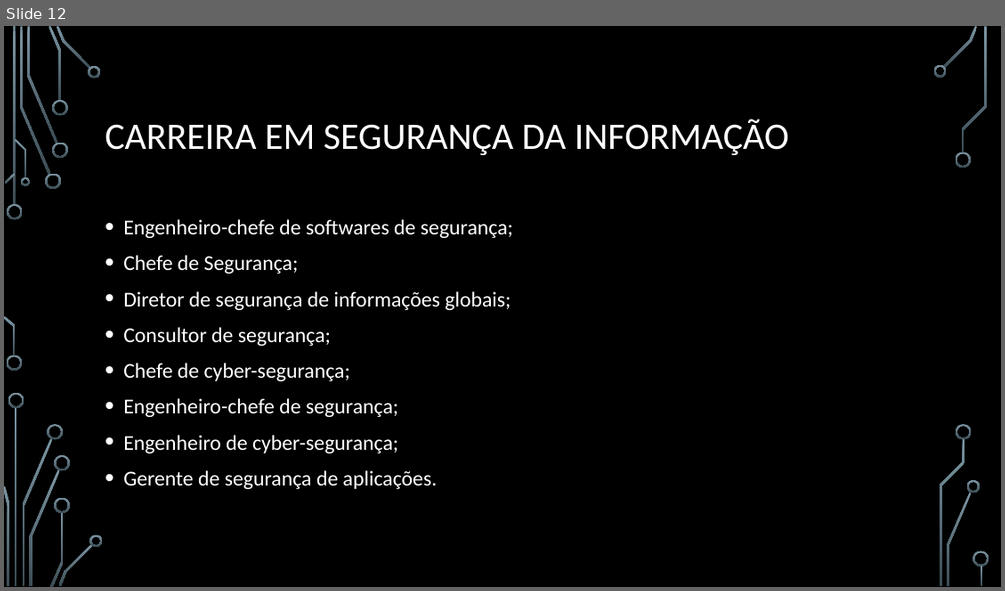
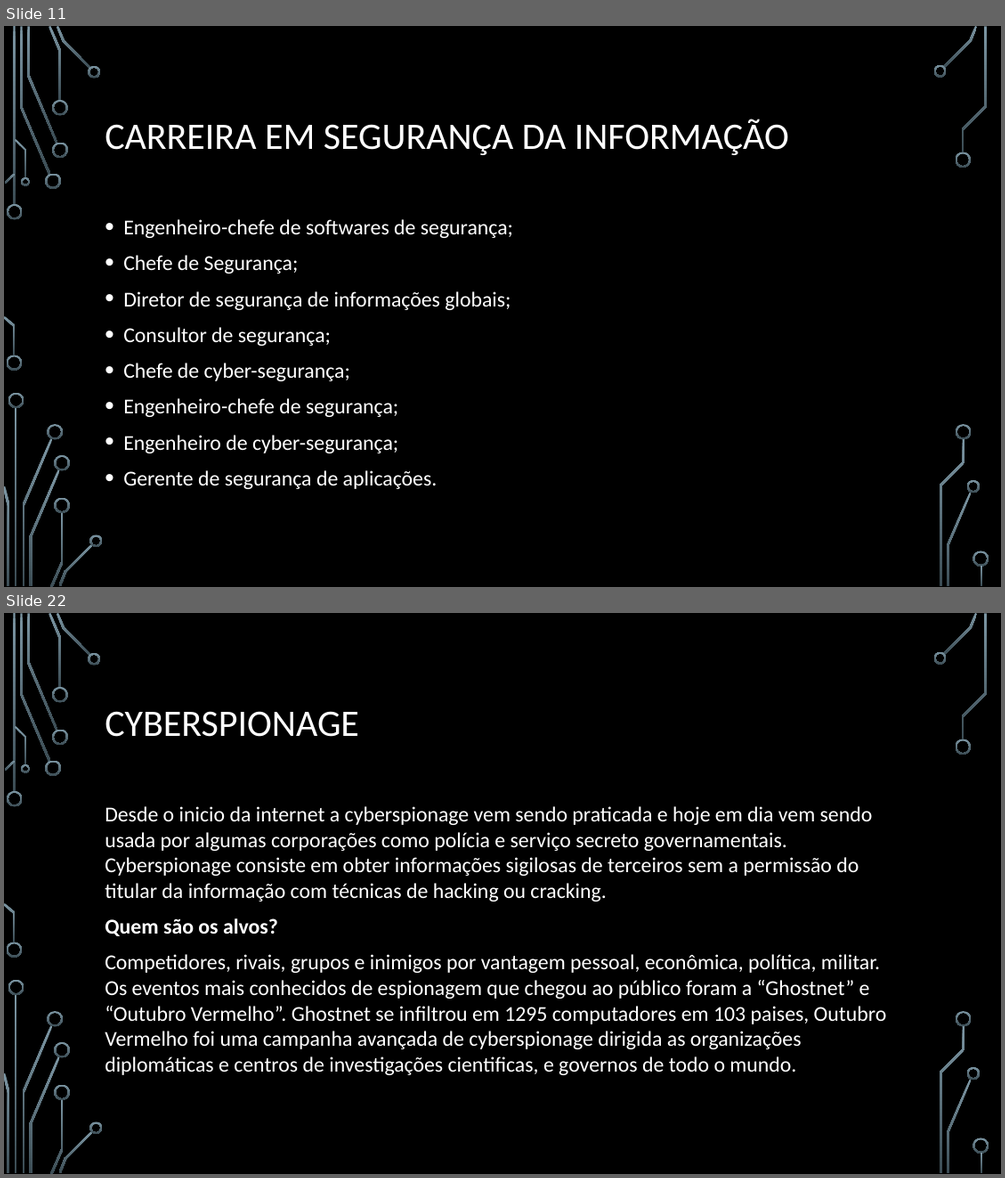
Before and after one commit to webbester/RodrigodAnjos, a slide deck: PI - Seg de Software/information_security.pptx. Shown one above the other, each under a label of ours: slide 12 before the commit, slides 11 and 22 after it; the slides between them are not shown. The pictures are 1005x591 and 1005x1178 pixels, drawn with LibreOffice and Linux fonts; fonts in the diff are those of the drawing; background and template pictures are left out. Boxes give left, top, right and bottom in pixels: in the first picture for what was removed or moved away, otherwise in the second. Text is boxed around its words. In the diff, an @@ line names an element or a change of style, - is before the commit and + after.

```diff
--- a/PI - Seg de Software/information_security.pptx
+++ b/PI - Seg de Software/information_security.pptx
@@ slide 22 added at bbox=[4, 613, 1001, 1174], background picture (left out); not listed: 36 template elements that a slide beside it also shows @@
@@ title added at bbox=[105, 711, 359, 737], 36 pt, text #FFFFFF @@
+CYBERSPIONAGE
@@ text added at bbox=[105, 806, 887, 1075], 20.4 pt, text #FFFFFF @@
+Desde o inicio da internet a cyberspionage vem sendo praticada e hoje em dia vem sendo usada por algumas corporações como polícia e serviço secreto governamentais. Cyberspionage consiste em obter informações sigilosas de terceiros sem a permissão do titular da informação com técnicas de hacking ou cracking.
+Quem são os alvos?
+Competidores, rivais, grupos e inimigos por vantagem pessoal, econômica, política, militar. Os eventos mais conhecidos de espionagem que chegou ao público foram a “Ghostnet” e “Outubro Vermelho”. Ghostnet se infiltrou em 1295 computadores em 103 paises, Outubro Vermelho foi uma campanha avançada de cyberspionage dirigida as organizações diplomáticas e centros de investigações cientificas, e governos de todo o mundo.
@@ what was slide 12 is now slide 11 @@
```
Also in this commit, not shown: 3 slides changed, 10 other slides added, 1 slide removed, 4 other files.
